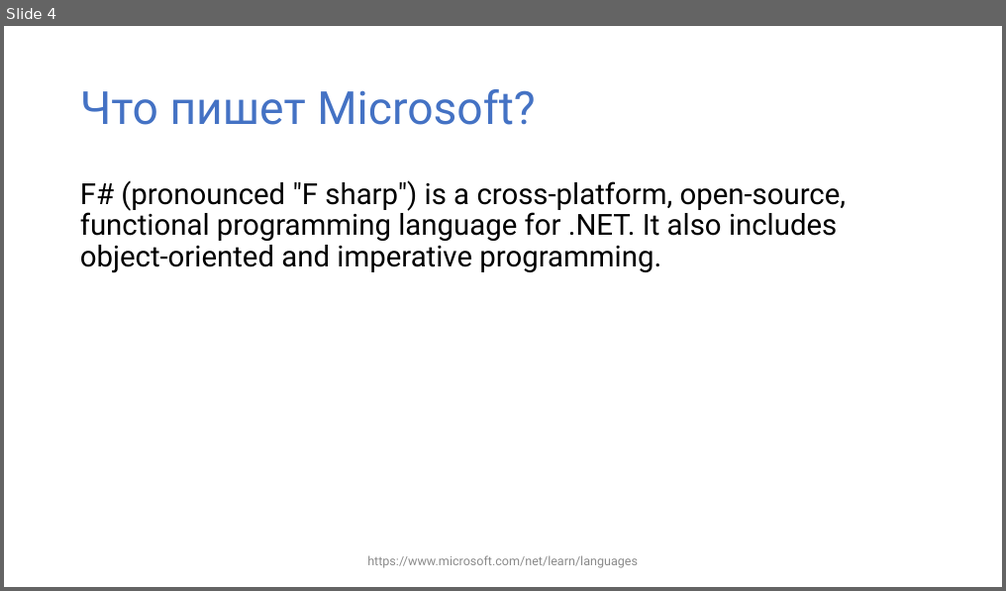
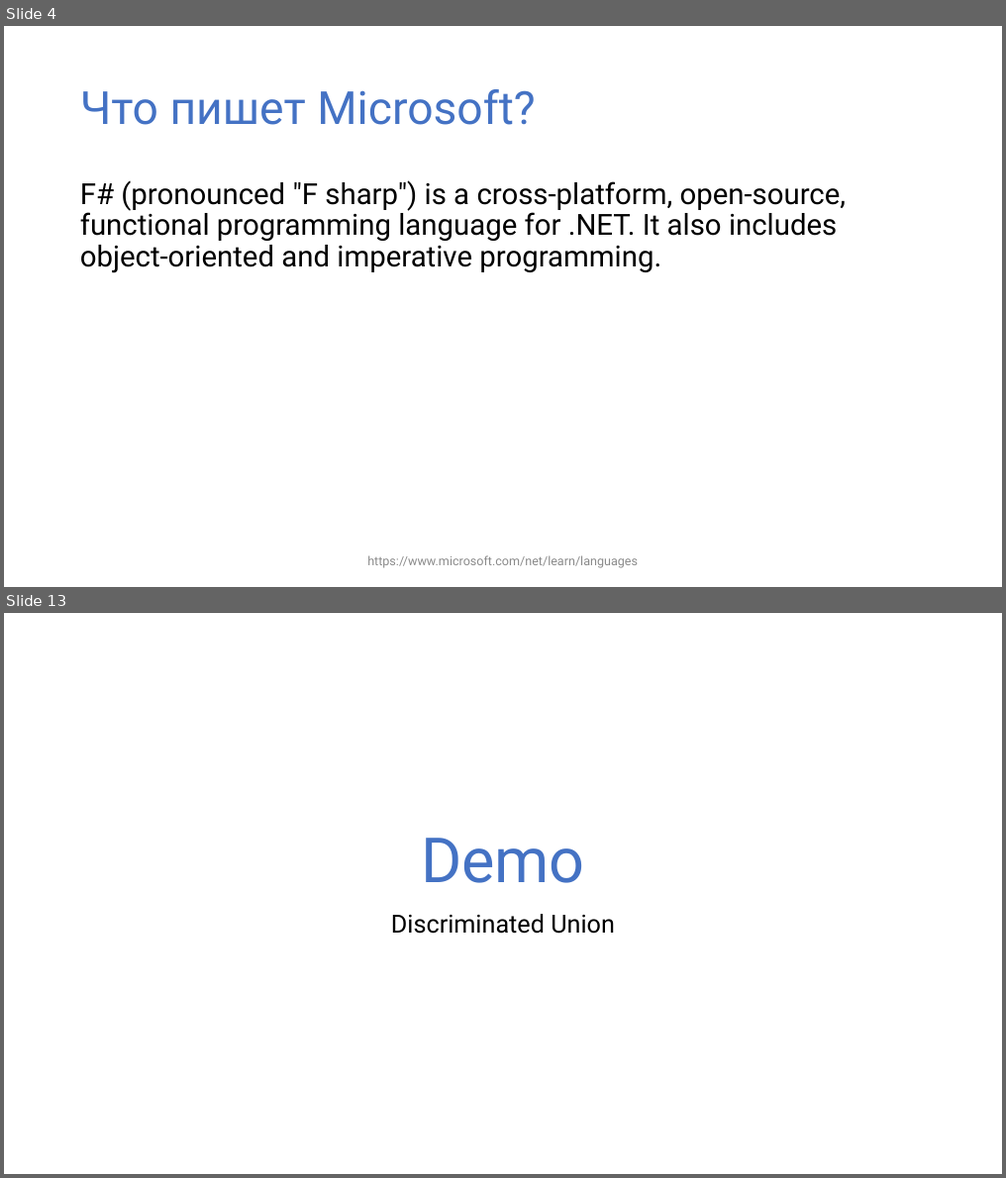
Before and after one commit to yevgeniyredko/shpora-2018-fsharp, a slide deck: shpora-2018-fsharp.pptx. Shown one above the other, each under a label of ours: slide 4 before the commit, slides 4 and 13 after it; the slides between them are not shown. The pictures are 1006x591 and 1006x1178 pixels, drawn with LibreOffice and Linux fonts; fonts in the diff are those of the drawing. Boxes give left, top, right and bottom in pixels: in the first picture for what was removed or moved away, otherwise in the second. Text is boxed around its words. In the diff, an @@ line names an element or a change of style, - is before the commit and + after.

```diff
--- a/shpora-2018-fsharp.pptx
+++ b/shpora-2018-fsharp.pptx
@@ slide 13 added at <box>4,613,1002,1174</box>, background #FFFFFF @@
@@ title added at <box>421,838,585,883</box>, 60 pt, text #4472C4 @@
+Demo
@@ subtitle added at <box>391,914,615,934</box>, 24 pt, text #000000 @@
+Discriminated Union
```
Also in this commit, not shown: 2 slides changed, 21 other slides added, 2 slides removed, 1 other file.
